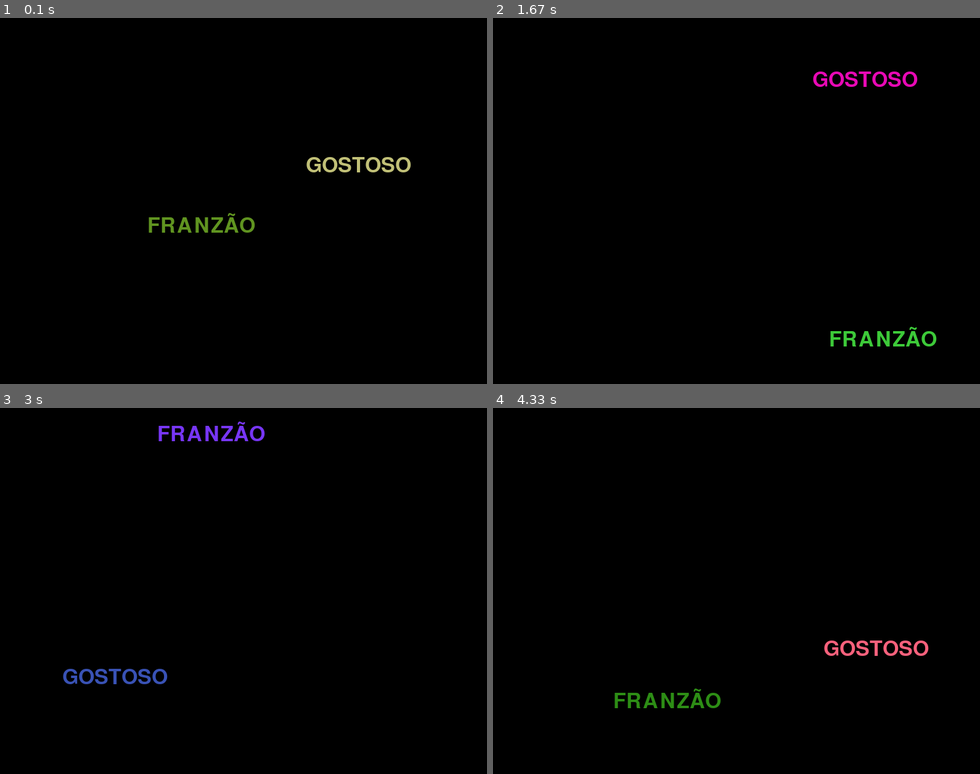
Above: before the commit, frames 1-4 (two rows, left to right).
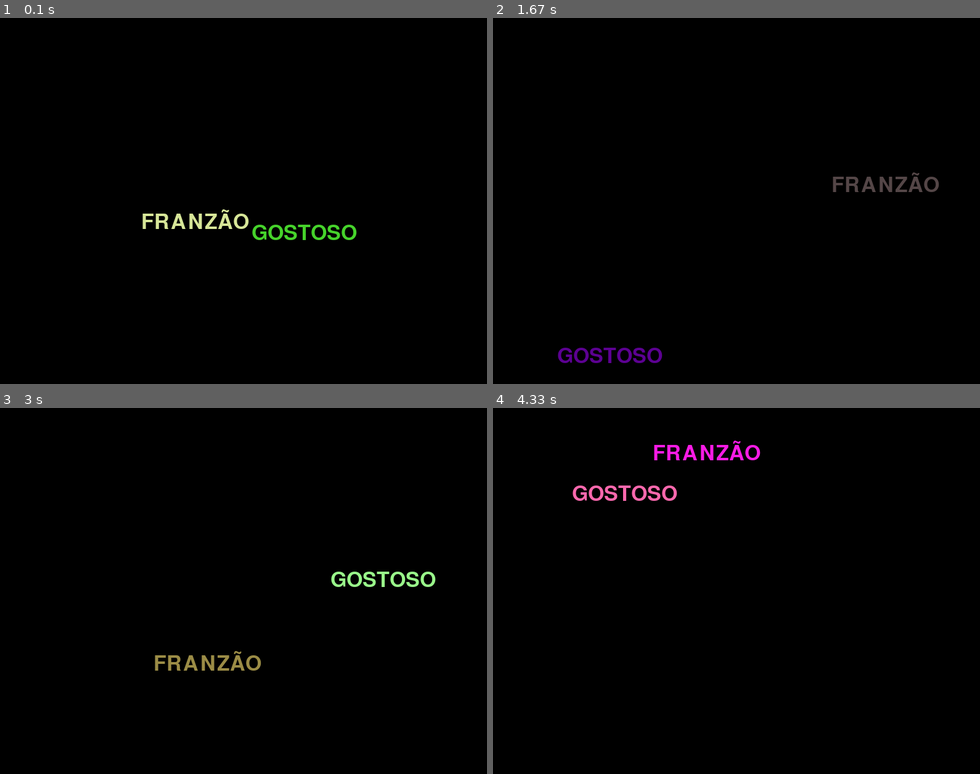
Above: after the commit, the same moments.

Repository: Fransley2307/Computa-o_Grafica
Game: pygame game, started from testpygames.py
Same seed, same stepped clock (60 frames per second), same inputs: the game is played once before the commit and once after it.
Inputs:
- Up to frame 1 (0.1 s): no input
- Up to frame 2 (1.67 s): no input
- Up to frame 3 (3 s): no input
- Up to frame 4 (4.33 s): no input

The runs differ from the first frame. In frame 1, 1.7% of the frame differs, in the area x 29-85%, y 37-61%; in frame 2, 1.9%; in frame 3, 1.9%; in frame 4, 1.9%, in the area x 16-90%, y 8-83%.

Commit message:
Update testpygames.py

Diff:
--- a/testpygames.py
+++ b/testpygames.py
@@ -1,123 +1,120 @@
 import pygame
 import sys
 import random
-#imports das tabelas
 
+# Inicializa o Pygame
 pygame.init()
-#Biblioteca
 
+# Configuração da janela
 largura = 800
 altura = 600
 tela = pygame.display.set_mode((largura, altura))
-pygame.display.set_caption('Janela')
-#informa o tamanho da tela
+pygame.display.set_caption("Computação Gráfica")
 
+# Cores
 PRETO = (0, 0, 0)
 
+# Fonte
 tamanho_fonte = 50
 fonte = pygame.font.SysFont(None, tamanho_fonte)
 
-#imforma a cor, uma fonte padrão e o tamnho da fonte.
-
+# Função para gerar cor aleatória
 def cor_aleatoria(diferente_de=None):
     while True:
-        c = (random.randint(1, 255), random.randint(1, 255), random.randint(1, 255))
-        if c != diferente_de:
-            return c
-#Gera uma cor RGB aleatoriamente diferente da anterior
+        cor = (
+            random.randint(1, 255),
+            random.randint(1, 255),
+            random.randint(1, 255)
+        )
+        if cor != diferente_de:
+            return cor
 
+# Textos
 texto1_conteudo = "FRANZÃO"
+texto2_conteudo = "GOSTOSO"
+
 texto1_cor = cor_aleatoria()
+texto2_cor = cor_aleatoria(texto1_cor)
+
 texto1 = fonte.render(texto1_conteudo, True, texto1_cor)
-texto1_rect = texto1.get_rect(center=(largura//3, altura//2))
-#Define o texto, coloca com uma cor aleatoria, renderiza o texto cria um retangulo para posicionar a colisão
+texto2 = fonte.render(texto2_conteudo, True, texto2_cor)
 
-texto2_conteudo = "GOSTOSO"
-texto2_cor = cor_aleatoria(diferente_de=texto1_cor)
-texto2 = fonte.render(texto2_conteudo, True, texto2_cor)
-texto2_rect = texto2.get_rect(center=(2*largura//3, altura//2))
-#mesma coisa do anterior.
+texto1_rect = texto1.get_rect(center=(largura // 3, altura // 2))
+texto2_rect = texto2.get_rect(center=(2 * largura // 3, altura // 2))
 
+# Controle de FPS
 clock = pygame.time.Clock()
-#controla quantos frame por segundo o jogo esta rodando.
 
+# Direção aleatória
+def direcao():
+    return random.choice([-1, 1])
 
-def dir_nao_zero():
-    return random.choice((-1, 1))
-
+# Velocidade aleatória
 def velocidade_aleatoria(min_v=2, max_v=6):
     return random.randint(min_v, max_v)
 
-v1x = velocidade_aleatoria() * dir_nao_zero()
-v1y = velocidade_aleatoria() * dir_nao_zero()
-v2x = velocidade_aleatoria() * dir_nao_zero()
-v2y = velocidade_aleatoria() * dir_nao_zero()
-#aqui ele sortei posições aleatoria para os textos e a velocidade aleatoria
+# Velocidades iniciais
+v1x = velocidade_aleatoria() * direcao()
+v1y = velocidade_aleatoria() * direcao()
+v2x = velocidade_aleatoria() * direcao()
+v2y = velocidade_aleatoria() * direcao()
 
-
+# Função de movimento e quique (SEM abs)
 def move_e_quica(rect, vx, vy):
     rect.x += vx
     rect.y += vy
     bateu = False
-    if rect.left <= 0:
-        rect.left = 0
-        vx = abs(vx)
+
+    if rect.left <= 0 or rect.right >= largura:
+        vx = -vx
         bateu = True
-    elif rect.right >= largura:
-        rect.right = largura
-        vx = -abs(vx)
+
+    if rect.top <= 0 or rect.bottom >= altura:
+        vy = -vy
         bateu = True
-    if rect.top <= 0:
-        rect.top = 0
-        vy = abs(vy)
-        bateu = True
-    elif rect.bottom >= altura:
-        rect.bottom = altura
-        vy = -abs(vy)
-        bateu = True
+
     return vx, vy, bateu
-#move o texto, faz ele quicar nas bordas, invertendo as possições quando bate.
 
-
-
+# Loop principal
 rodando = True
-while rodando:  #mantem o programa rodando, atualizando as posiçoes.
+while rodando:
     for evento in pygame.event.get():
         if evento.type == pygame.QUIT:
             rodando = False
-            #Permite fechar a janela normalmente.
 
+    # Movimento
     v1x, v1y, bateu1 = move_e_quica(texto1_rect, v1x, v1y)
     v2x, v2y, bateu2 = move_e_quica(texto2_rect, v2x, v2y)
-    # atualiza a posição do texto detectando se bate na borda.
 
-    if bateu1:  #sempre que bate na parede muda a cor
+    # Muda a cor ao bater na borda
+    if bateu1:
         texto1_cor = cor_aleatoria(texto1_cor)
         texto1 = fonte.render(texto1_conteudo, True, texto1_cor)
+
     if bateu2:
-       texto2_cor = cor_aleatoria(texto2_cor)
-       texto2 = fonte.render(texto2_conteudo, True, texto2_cor)
+        texto2_cor = cor_aleatoria(texto2_cor)
+        texto2 = fonte.render(texto2_conteudo, True, texto2_cor)
 
+    # Colisão entre textos
     if texto1_rect.colliderect(texto2_rect):
         v1x, v1y = -v1x, -v1y
         v2x, v2y = -v2x, -v2y
+
         texto1_cor = cor_aleatoria(texto1_cor)
         texto2_cor = cor_aleatoria(texto2_cor)
+
         texto1 = fonte.render(texto1_conteudo, True, texto1_cor)
         texto2 = fonte.render(texto2_conteudo, True, texto2_cor)
-        texto1_rect.x += int((v1x > 0) or -1)
-        texto2_rect.x += int((v2x > 0) or -1)
-        texto1_rect.y += int((v1y > 0) or -1)
-        texto2_rect.y += int((v2y > 0) or -1)
-        #detecta colição entre os dois textos inverte a direção e troca a cor
 
-    tela.fill(PRETO)#limpa a tela, desenha o texto e atualzia a tela.
+    # Desenho
+    tela.fill(PRETO)
     tela.blit(texto1, texto1_rect)
     tela.blit(texto2, texto2_rect)
     pygame.display.flip()
-    clock.tick(240)#limita o fps em 240
 
 
+    clock.tick(240)# limita o fps em 240
+
+# Finalização
 pygame.quit()
 sys.exit()
-#fecha o programa corretamente
